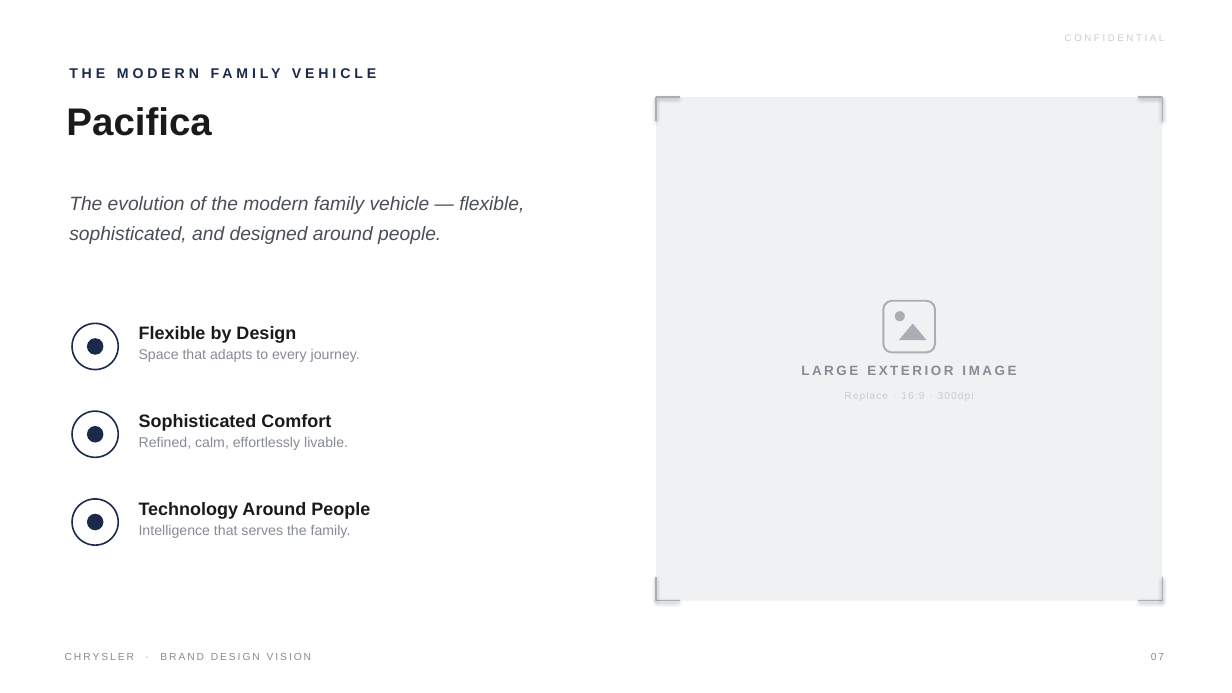
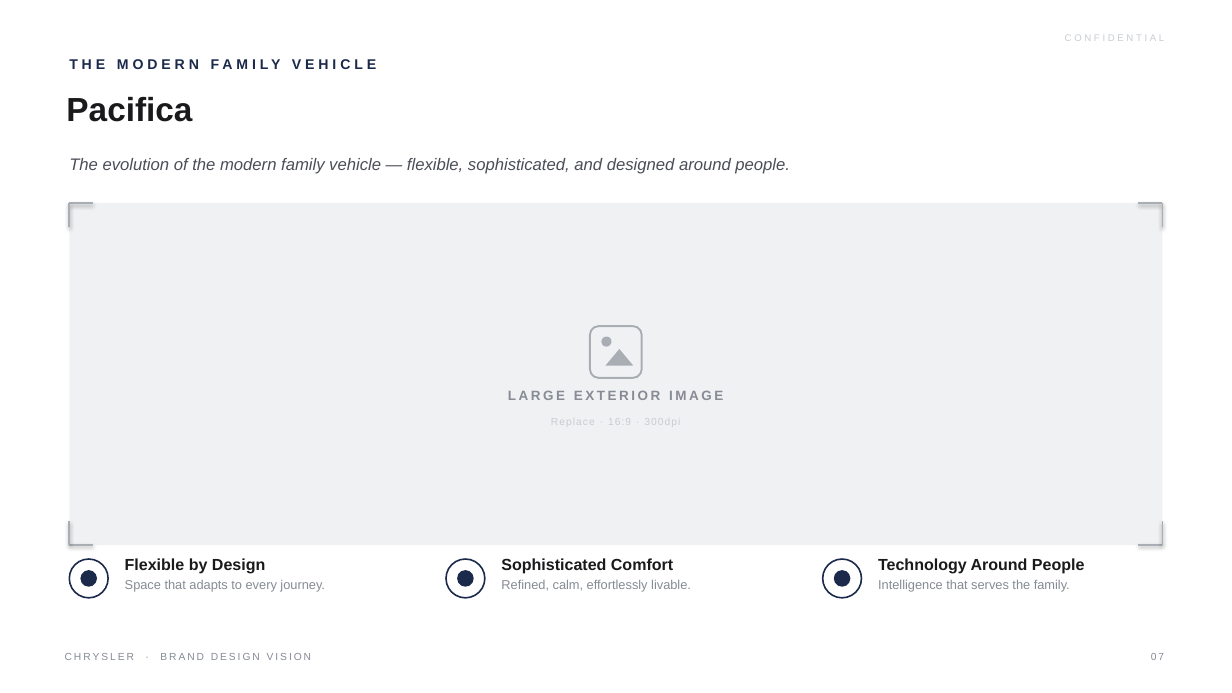
Before and after one commit to LG-Succe55/CLAUDE, a slide deck: slide 7 of Chrysler_Brand_Design_Vision.pptx. Drawn at 1232x693 pixels with LibreOffice and Linux fonts; fonts in the diff are those of the drawing. Boxes give left, top, right and bottom in pixels: in the first picture for what was removed or moved away, otherwise in the second. Text is boxed around its words. In the diff, an @@ line names an element or a change of style, - is before the commit and + after.

```diff
--- a/Chrysler_Brand_Design_Vision.pptx
+++ b/Chrysler_Brand_Design_Vision.pptx
@@ text "THE MODERN FAMILY VEHICLE": place and size @@
-text "THE MODERN FAMILY VEHICLE" at bbox=[69, 65, 809, 92]
+text "THE MODERN FAMILY VEHICLE" at bbox=[69, 55, 809, 83]
@@ text "Pacifica": place and size @@
-text "Pacifica" at bbox=[66, 107, 211, 136]
+text "Pacifica" at bbox=[66, 97, 192, 122]
@@ text "Pacifica" at bbox=[66, 97, 192, 122]: size 30 to 26 pt @@
@@ text "The evolution of the modern ...": place and size @@
-text "The evolution of the modern ..." at bbox=[69, 196, 524, 244]
+text "The evolution of the modern ..." at bbox=[69, 158, 790, 174]
@@ text "The evolution of the modern ..." at bbox=[69, 158, 790, 174]: size 15 to 13 pt; line spacing 1.3 to 1.2 @@
@@ elbow line moved from (656, 97) - (656, 121) to (69, 203) - (69, 227) @@
@@ elbow line moved from (656, 97) - (680, 97) to (69, 203) - (93, 203) @@
@@ rectangle: place and size @@
-rectangle at bbox=[656, 97, 1163, 601]
+rectangle at bbox=[69, 203, 1163, 545]
@@ elbow line moved from (1163, 97) - (1139, 97) to (1163, 203) - (1139, 203) @@
@@ elbow line moved from (1163, 97) - (1163, 121) to (1163, 203) - (1163, 227) @@
@@ 1 rounded rectangle, 1 triangle, 1 ellipse: place and size @@
-1 rounded rectangle, 1 triangle, 1 ellipse at bbox=[884, 300, 935, 352]
+1 rounded rectangle, 1 triangle, 1 ellipse at bbox=[590, 326, 641, 378]
@@ text "LARGE EXTERIOR IMAGE": place and size @@
-text "LARGE EXTERIOR IMAGE" at bbox=[801, 365, 1016, 375]
+text "LARGE EXTERIOR IMAGE" at bbox=[508, 390, 723, 400]
@@ text "Replace · 16:9 · 300dpi" rewrapped from bbox=[656, 389, 1163, 417] to bbox=[69, 415, 1163, 443] @@
@@ elbow line moved from (656, 601) - (656, 577) to (69, 545) - (69, 521) @@
@@ elbow line moved from (1163, 601) - (1163, 577) to (1163, 545) - (1163, 521) @@
@@ ellipse: place and size @@
-ellipse at bbox=[72, 499, 118, 545]
+ellipse at bbox=[69, 559, 108, 598]
@@ elbow line moved from (656, 601) - (680, 601) to (69, 545) - (93, 545) @@
@@ text "Flexible by Design": place and size @@
-text "Flexible by Design" at bbox=[139, 326, 360, 362]
+text "Flexible by Design" at bbox=[125, 558, 325, 592]
@@ text "Flexible by Design" at bbox=[125, 558, 325, 592]: size 14 to 12.5 pt in "Flexible by Design"; size 11 to 10 pt in "Space that adapts to every journey."; less space between paragraphs; line spacing 1 to 1.1 @@
@@ ellipse: place and size @@
-ellipse at bbox=[72, 323, 118, 370]
+ellipse at bbox=[446, 559, 485, 598]
@@ text "Sophisticated Comfort": place and size @@
-text "Sophisticated Comfort" at bbox=[139, 414, 348, 450]
+text "Sophisticated Comfort" at bbox=[501, 558, 691, 592]
@@ text "Sophisticated Comfort" at bbox=[501, 558, 691, 592]: size 14 to 12.5 pt in "Sophisticated Comfort"; size 11 to 10 pt in "Refined, calm, effortlessly livable."; less space between paragraphs; line spacing 1 to 1.1 @@
@@ ellipse: place and size @@
-ellipse at bbox=[72, 411, 118, 457]
+ellipse at bbox=[823, 559, 861, 598]
@@ text "Technology Around People": place and size @@
-text "Technology Around People" at bbox=[139, 502, 370, 538]
+text "Technology Around People" at bbox=[878, 558, 1085, 592]
@@ text "Technology Around People" at bbox=[878, 558, 1085, 592]: size 14 to 12.5 pt in "Technology Around People"; size 11 to 10 pt in "Intelligence that serves the family."; less space between paragraphs; line spacing 1 to 1.1 @@
@@ elbow line moved from (1163, 601) - (1139, 601) to (1163, 545) - (1139, 545) @@
@@ ellipse: place and size @@
-ellipse at bbox=[87, 514, 104, 531]
+ellipse at bbox=[80, 570, 97, 587]
@@ ellipse: place and size @@
-ellipse at bbox=[87, 338, 104, 355]
+ellipse at bbox=[457, 570, 474, 587]
@@ ellipse: place and size @@
-ellipse at bbox=[87, 426, 104, 443]
+ellipse at bbox=[834, 570, 850, 587]
```
Also in this commit, not shown: 4 other slides changed, 1 other file.
